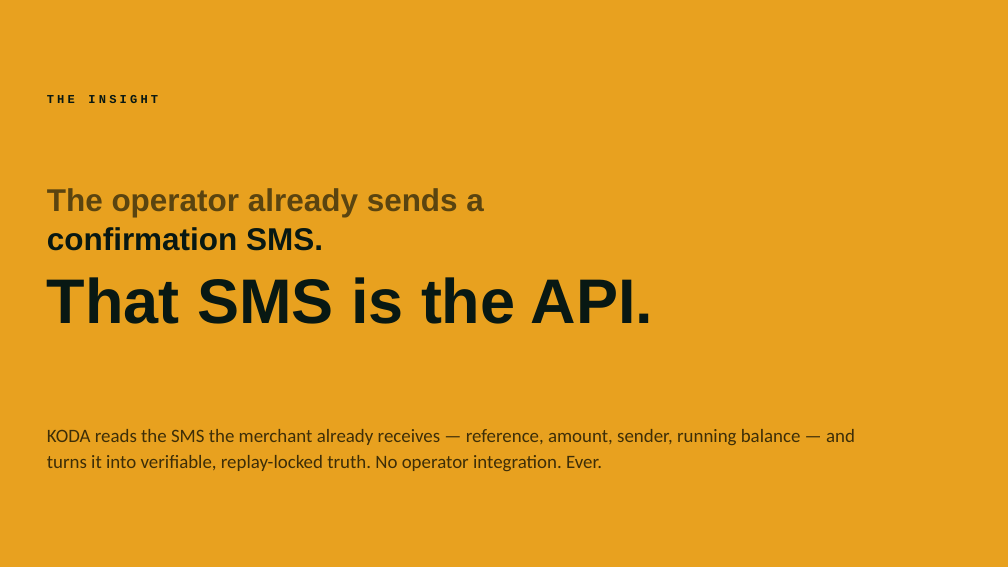
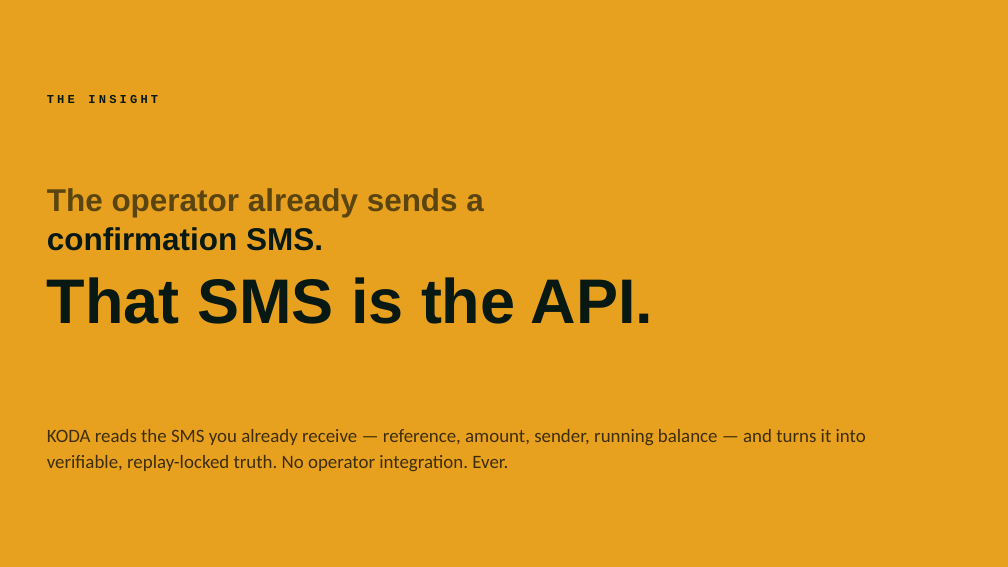
Before and after one commit to jnnseya-cpu/KODA, a slide deck: slide 4 of brand/KODA-sales-deck.pptx. Drawn at 1008x567 pixels with LibreOffice and Linux fonts; fonts in the diff are those of the drawing. Boxes give left, top, right and bottom in pixels: in the first picture for what was removed or moved away, otherwise in the second. Text is boxed around its words. In the diff, an @@ line names an element or a change of style, - is before the commit and + after.

```diff
--- a/brand/KODA-sales-deck.pptx
+++ b/brand/KODA-sales-deck.pptx
@@ text at (47,429,866,471): text changed @@
-KODA reads the SMS the merchant already receives — reference, amount, sender, running balance — and turns it into verifiable, replay-locked truth. No operator integration. Ever.
+KODA reads the SMS you already receive — reference, amount, sender, running balance — and turns it into verifiable, replay-locked truth. No operator integration. Ever.
```
Also in this commit, not shown: 9 other slides changed, 3 slides added, 2 slides removed, 5 other files.
